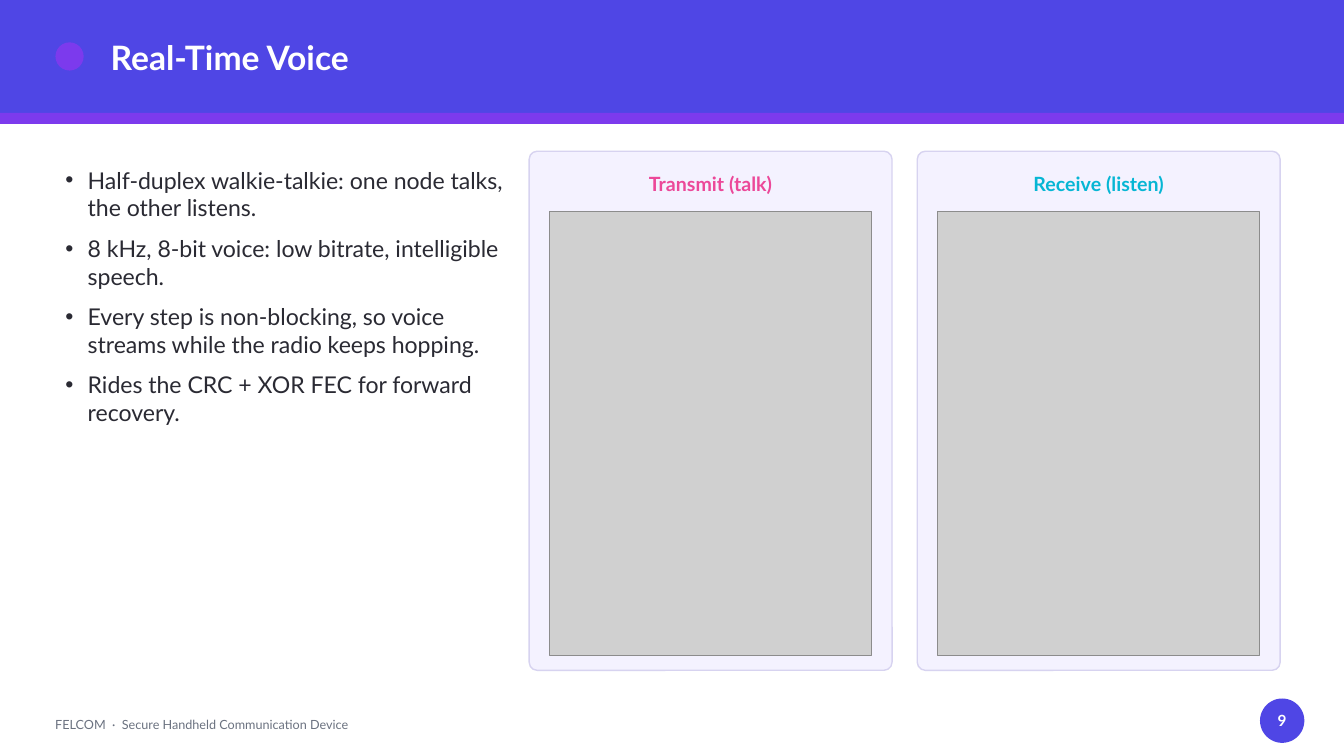
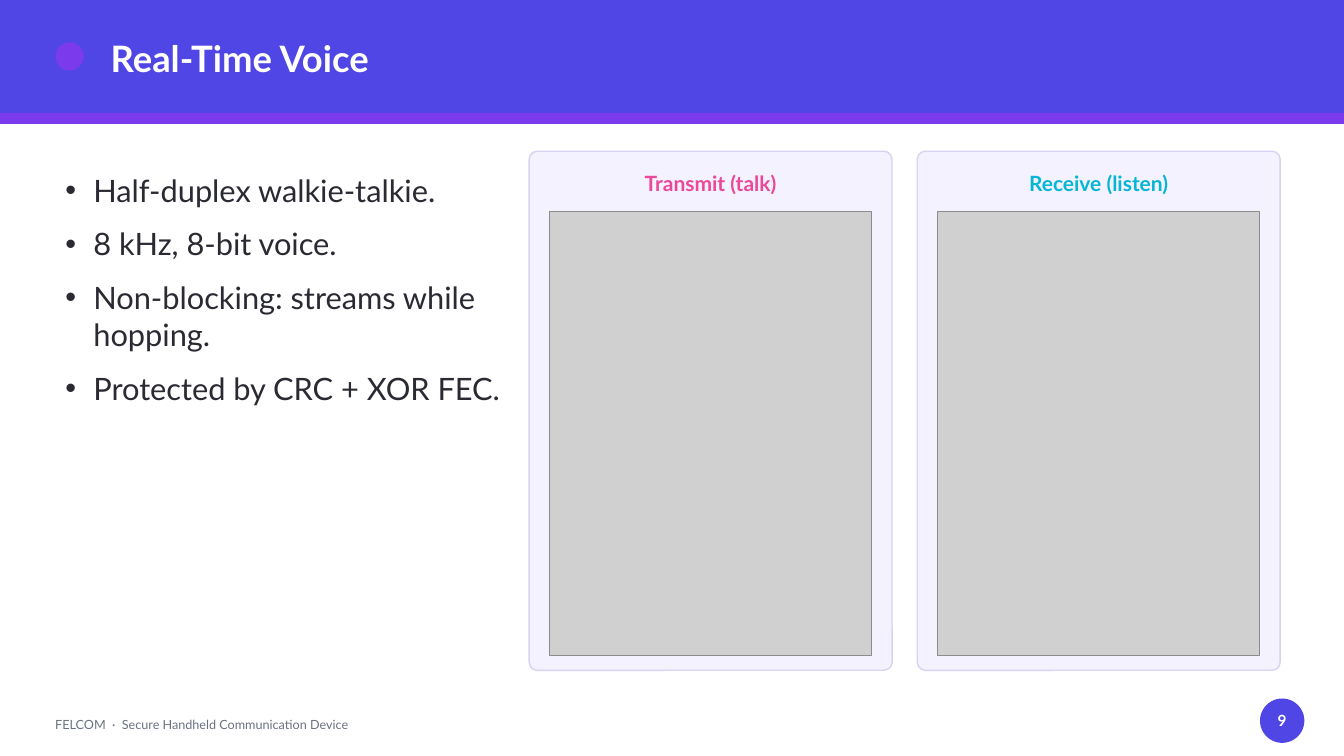
Before and after one commit to MarcEGed/Mini-Project, a slide deck: slide 9 of FELCOM_Presentation.pptx. Drawn at 1344x756 pixels with LibreOffice and Linux fonts; fonts in the diff are those of the drawing; grey boxes stand for pictures. Boxes give left, top, right and bottom in pixels: in the first picture for what was removed or moved away, otherwise in the second. Text is boxed around its words. In the diff, an @@ line names an element or a change of style, - is before the commit and + after.

```diff
--- a/FELCOM_Presentation.pptx
+++ b/FELCOM_Presentation.pptx
@@ text "Real-Time Voice" at [111,45,369,73]: size 24 to 26 pt @@
@@ text at [93,179,500,406]: text changed; size 16.5 to 22 pt @@
-• Half-duplex walkie-talkie: one node talks, the other listens.
-• 8 kHz, 8-bit voice: low bitrate, intelligible speech.
-• Every step is non-blocking, so voice streams while the radio keeps hopping.
-• Rides the CRC + XOR FEC for forward recovery.
+• Half-duplex walkie-talkie.
+• 8 kHz, 8-bit voice.
+• Non-blocking: streams while hopping.
+• Protected by CRC + XOR FEC.
@@ text "Transmit (talk)" at [645,174,776,194]: size 14 to 15 pt @@
@@ text "Receive (listen)" at [1029,174,1169,194]: size 14 to 15 pt @@
```
Also in this commit, not shown: 11 other slides changed, 3 slides added, 1 slide removed.
